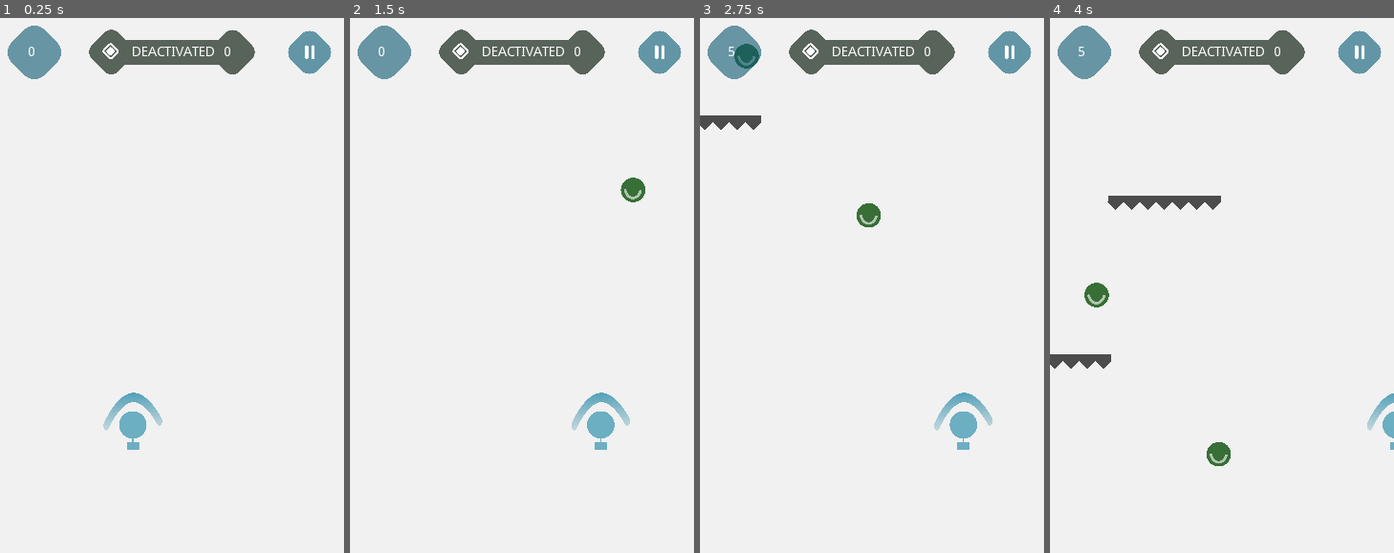
Above: before the commit, frames 1-4 (left to right).
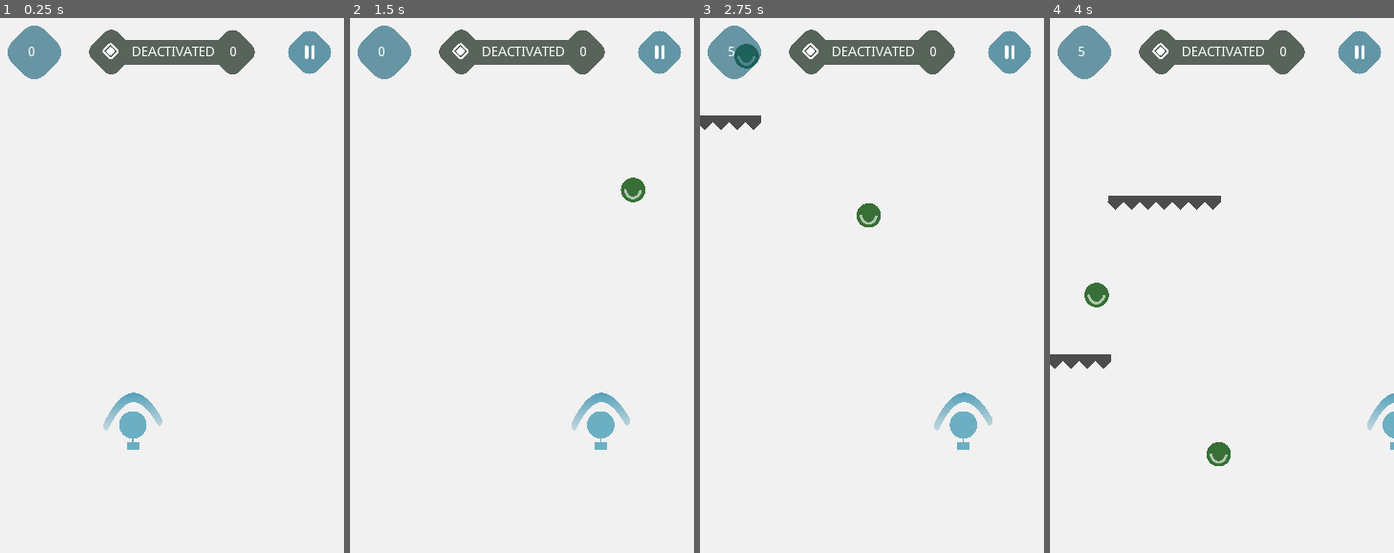
Above: after the commit, the same moments.

Repository: efenstakes/psnn
Game: Godot game, scene res://scenes/PSNN.tscn
The game is run twice, just before and just after one commit, with the same random seed, the same clock (stepped at 60 frames per second) and the same inputs.
Inputs:
- Up to frame 1 (0.25 s): no input
- Up to frame 2 (1.5 s): tap Enter at 0.5 s; hold Right (ui_right) 0.53-1.28 s; hold Left (ui_left) from 1.28 s (still down)
- Up to frame 3 (2.75 s): release Left (ui_left) at 2.03 s; hold Right (ui_right) from 2.03 s (still down)
- Up to frame 4 (4 s): release Right (ui_right) at 3.53 s; hold Left (ui_left) from 3.53 s (still down)

The runs differ from the first frame. In frame 1, less than 0.1% of the frame differs, in the area x 65-69%, y 5-8%; in frame 2, less than 0.1%; in frame 3, less than 0.1%; in frame 4, less than 0.1%.

Commit message:
update scene

Diff:
--- a/scenes/HUD.tscn
+++ b/scenes/HUD.tscn
@@ -71,9 +71,9 @@
 }
 
 [node name="RemainingTime" type="Label" parent="VBoxContainer/HBoxContainer/Sheld"]
-margin_left = 164.0
+margin_left = 170.0
 margin_top = 21.0
-margin_right = 174.0
+margin_right = 180.0
 margin_bottom = 35.0
 size_flags_horizontal = 5
 size_flags_vertical = 5
